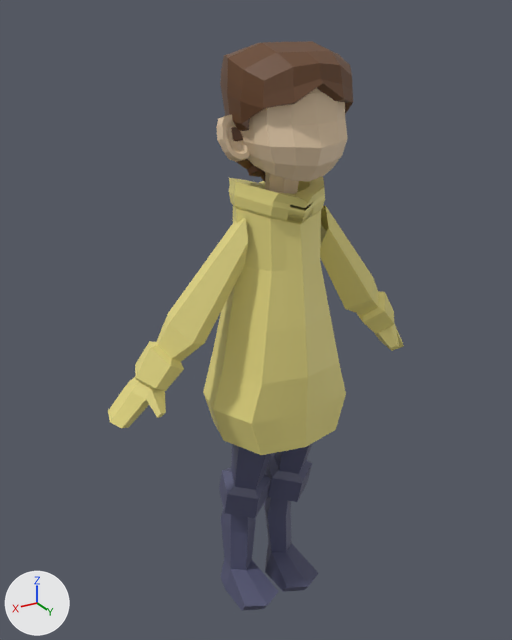
What one commit did to the glTF model public/assets/models/npc/npc_father.glb.
The view is the same before and after, from a camera (50 mm lens) standing at (2.54, 4.03, 4.5) and looking at (0.09, -0.04, 2.47). Every picture has the same lights, and +X, +Y and +Z are marked at lower left. The picture after the commit comes second. Where no turn or scale is listed for an object, it has been applied to the vertices. Vertices at exactly the same position are counted once.
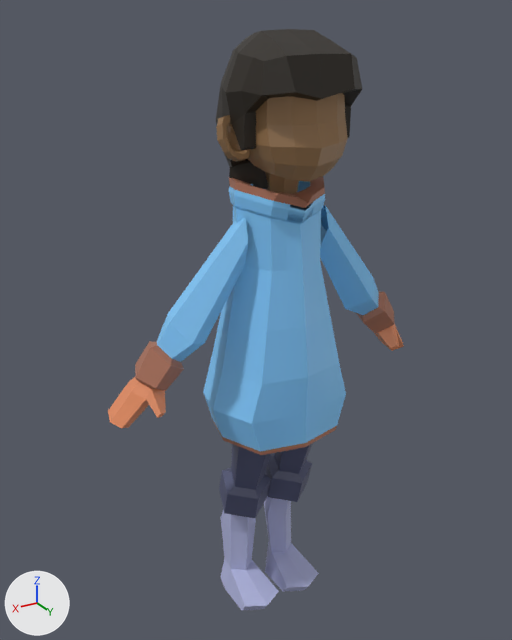
The change, as a diff of the scene's bpy script:
```diff
--- a/public/assets/models/npc/npc_father.glb.py
+++ b/public/assets/models/npc/npc_father.glb.py
@@ mat_material @@
 mat_material = principled_material('Material')
-mat_material.base_color = (0.801, 0.707, 0.23)  # yellow #e7db84
+mat_material.base_color = (0.225, 0.601, 1.0)  # blue #82ccff
@@ mat_peau @@
 mat_peau = principled_material('Peau')
-mat_peau.base_color = (0.8, 0.613, 0.405)  # beige #e7cdab
+mat_peau.base_color = (0.308, 0.172, 0.0754)  # brown #97734e
@@ mat_matériau @@
+mat_matériau = principled_material('Matériau')
+mat_matériau.base_color = (0.8, 0.276, 0.127)  # orange #e78f64
@@ mat_couleur_manteau @@
+mat_couleur_manteau = principled_material('couleur_manteau')
+mat_couleur_manteau.base_color = (0.415, 0.166, 0.104)  # brown #ac715b
@@ mat_boots @@
+mat_boots = principled_material('boots')
+mat_boots.base_color = (0.43, 0.455, 0.715)  # blue #afb4dc
@@ mat_cheveux @@
+mat_cheveux = principled_material('cheveux')
+mat_cheveux.base_color = (0.0155, 0.00985, 0.00411)  # black #21190d
@@ me_cube @@
 # used by ob_cube; location = (0.001, 0.124, 2.595); scale = (-0.377, -0.377, -0.377)
-me_cube.from_pydata(...)  # 192 vertices, 360 faces; spans x -1.44..1.44, y -1.0..1.0, z -2.5..2.53
+me_cube.from_pydata(...)  # 278 vertices, 528 faces; spans x -1.44..1.44, y -1.0..1.0, z -2.5..2.53
+# me_cube part 1: 86 vertices added at x -1.34..1.34, y -1.0..1.0, z -2.04..2.53
+# me_cube part 2: 82 faces spanning x -1.23..1.23, y -0.9..1.0, z -2.5..2.53 switch from mat_material (yellow #e7db84) to mat_couleur_manteau (brown #ac715b)
@@ me_cylindre_002 @@
 me_cylindre_002.from_pydata(...)  # 102 vertices, 184 faces; spans x -0.6..0.2, y -0.46..0.19, z -1.54..0.19
 # used by ob_cylindre; location = (0.204, 0.163, 1.559)
+# me_cylindre_002 part 3: 104 faces spanning x -0.57..0.16, y -0.46..0.16, z -1.54..-0.7 switch from mat_matériau_001 (dark blue #535573) to mat_boots (blue #afb4dc)
@@ me_cylindre_003 @@
 me_cylindre_003.from_pydata(...)  # 98 vertices, 182 faces; spans x -1.55..0.99, y -0.27..0.1, z -1.21..0.15
 # used by ob_cylindre_001; location = (0.279, 0.184, 3.165)
+# me_cylindre_003 part 4: 60 faces spanning x -1.38..0.82, y -0.22..0.05, z -0.97..-0.64 switch from mat_material (yellow #e7db84) to mat_couleur_manteau (brown #ac715b)
+# me_cylindre_003 part 5: 82 faces spanning x -1.55..0.99, y -0.27..0.1, z -1.21..-0.87 switch from mat_material (yellow #e7db84) to mat_matériau (orange #e78f64)
@@ me_cube_005 @@
+me_cube_005.from_pydata(...)  # 154 vertices, 304 faces; spans x -0.435..0.435, y -0.407..0.445, z -0.481..0.543
+me_cube_005.materials.append(mat_cheveux)  # black #21190d
@@ ob_cube_003 @@
-ob_cube_003 = bpy.data.objects.new('Cube.003', me_cube_003)
+ob_cube_003 = bpy.data.objects.new('Cube.003', None)
 ob_cube_003.location = (0.001, 0.143, 3.883)
@@ ob_cube_004 @@
+ob_cube_004 = bpy.data.objects.new('Cube.004', me_cube_005)
+ob_cube_004.location = (0.001, 0.143, 3.883)
```

Boxes [x1, y1, x2, y2] around the edits, measured in the pictures (512 x 640 px):
'Cube', recoloured (yellow to blue)
    both: [203, 176, 346, 455]
'Cylindre.001', recoloured, surface changed
    both: [108, 205, 404, 429]
'Cube.004', added (black)
    after: [216, 29, 362, 189]
'Cube.003', no longer drawn (brown)
    before: [220, 42, 353, 181]
'Cube.001', recoloured (beige to brown)
    both: [247, 97, 348, 182]
'Cube.002', recoloured (beige to brown)
    both: [216, 115, 250, 162]
'Cylindre.002', recoloured (beige to brown)
    both: [265, 172, 299, 194]
part 1 of me_cube, added
    after: [203, 206, 346, 455]
part 2 of me_cube, recoloured (yellow to brown)
    both: [229, 176, 325, 208]
part 3 of me_cylindre_002, recoloured (dark blue to blue)
    both: [221, 496, 319, 611]
part 4 of me_cylindre_003, recoloured
    both: [135, 291, 394, 391]
part 5 of me_cylindre_003, recoloured
    both: [108, 323, 404, 429]
